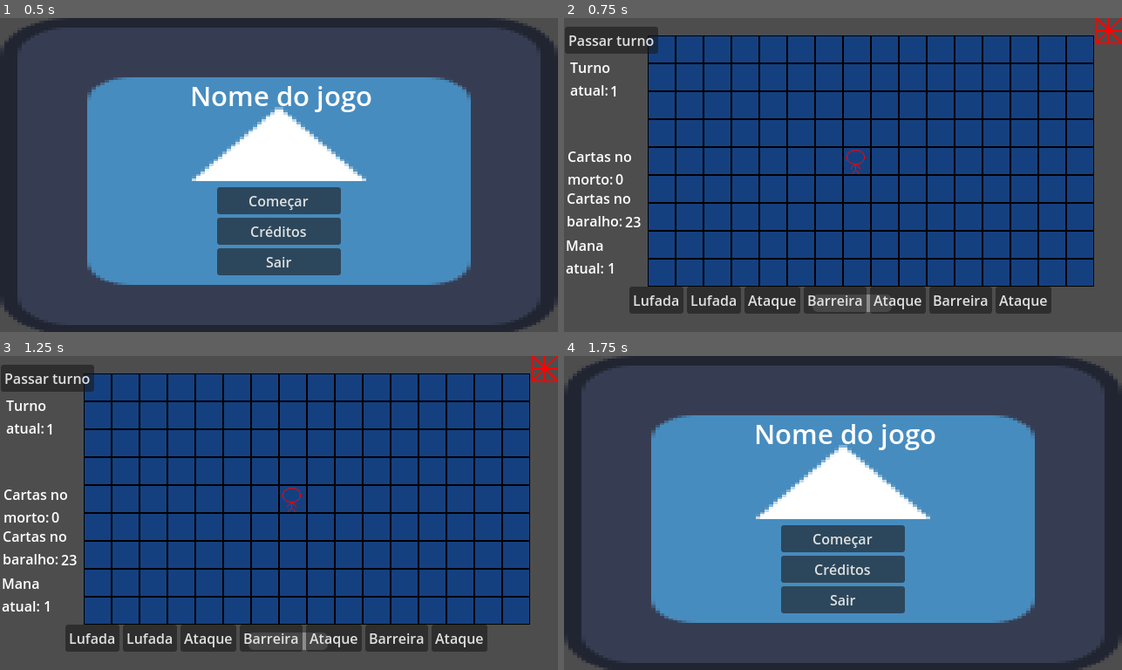
Above: before the commit, frames 1-4 (two rows, left to right).
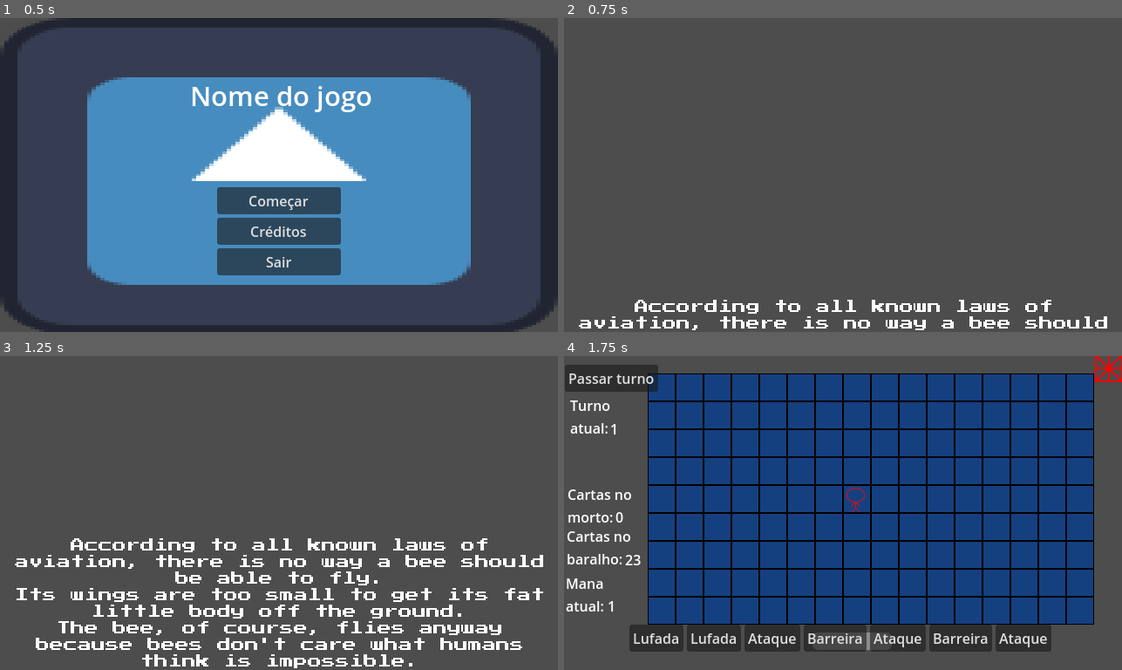
Above: after the commit, the same moments.

Repository: gdp-ufrj/alikia
Game: Godot game, scene res://Scenes/menu.tscn
The game is run twice, just before and just after one commit, with the same random seed, the same clock (stepped at 60 frames per second) and the same inputs. The engine's default icon, where the game draws it, is replaced by a stand-in: a white triangle on a blue panel in a dark square.
Inputs (mouse positions are in pixels of both pictures, inside the frame that each line leads up to):
- Up to frame 1 (0.5 s): no input
- Up to frame 2 (0.75 s): click "Começar" at 0.5 s
- Up to frame 3 (1.25 s): no input
- Up to frame 4 (1.75 s): click (1110, 368) at 1.27 s

Frame 1 is identical in both runs. In frame 2, 73% of the frame differs, in the area x 0-100%, y 0-100%; in frame 3, 74%; in frame 4, 82%.

Commit message:
feat: Adiciona cutscene com opção de pular

Diff:
--- /dev/null
+++ b/Scenes/cutscene.tscn
@@ -0,0 +1,71 @@
+[gd_scene load_steps=4 format=3 uid="uid://dsi513m5ay7ut"]
+
+[ext_resource type="Script" path="res://Scripts/Cutscene/cutscene.gd" id="1"]
+[ext_resource type="FontFile" uid="uid://bpswqn2p5x7cv" path="res://Fonts/PressStart2P.ttf" id="2_tv0kl"]
+
+[sub_resource type="LabelSettings" id="LabelSettings_pxmck"]
+resource_local_to_scene = true
+font = ExtResource("2_tv0kl")
+
+[node name="GodotCredits" type="Node2D"]
+script = ExtResource("1")
+timer_delay = 0.075
+empty_lines = 19
+
+[node name="ColorRect" type="ColorRect" parent="."]
+anchors_preset = 15
+anchor_right = 1.0
+anchor_bottom = 1.0
+color = Color(0, 0, 0, 1)
+
+[node name="CreditsContainer" type="Control" parent="."]
+layout_mode = 3
+anchors_preset = 0
+
+[node name="Label" type="Label" parent="CreditsContainer"]
+layout_mode = 1
+offset_right = 642.0
+offset_bottom = 362.0
+size_flags_horizontal = 3
+text = "According to all known laws of aviation, there is no way a bee should be able to fly.
+Its wings are too small to get its fat little body off the ground.
+The bee, of course, flies anyway because bees don't care what humans think is impossible.
+Yellow, black. Yellow, black. Yellow, black. Yellow, black.
+Ooh, black and yellow!
+Let's shake it up a little.
+Barry! Breakfast is ready!
+Coming!
+Hang on a second.
+Hello?
+Barry?
+Adam?
+Can you believe this is happening?
+I can't.
+I'll pick you up.
+Looking sharp.
+Use the stairs, Your father paid good money for those.
+Sorry. I'm excited.
+Here's the graduate.
+We're very proud of you, son.
+A perfect report card, all B's.
+Very proud.
+Ma! I got a thing going here.
+You got lint on your fuzz.
+Ow! That's me!
+Wave to us! We'll be in row 118,000.
+Bye!
+Barry, I told you, stop flying in the house!
+Hey, Adam.
+Hey, Barry.
+Is that fuzz gel?
+A little. Special day, graduation.
+Never thought I'd make it.
+Three days grade school, three days high school.
+Those were awkward.
+Three days college. I'm glad I took a day and hitchhiked around The Hive.
+You did come back different.
+Hi, Barry. Artie, growing a mustache? Looks good.
+Hear about Frankie?"
+label_settings = SubResource("LabelSettings_pxmck")
+horizontal_alignment = 1
+autowrap_mode = 3
--- /dev/null
+++ b/Scripts/Cutscene/cutscene.gd
@@ -0,0 +1,35 @@
+extends Node2D
+
+@onready var label := $CreditsContainer/Label
+@export var timer_delay : float
+@export var empty_lines : int
+var lines_skipped = 0
+var timer : Timer = null
+var total_lines : int = 0
+
+func _ready():
+	total_lines = label.get_line_count() + empty_lines
+	timer = Timer.new()
+	add_child(timer)
+
+	timer.timeout.connect(self._skip_line)
+	timer.set_wait_time(timer_delay)
+	timer.set_one_shot(false)
+	timer.start()
+
+	for i in range(empty_lines):
+		label.text = '\n' + label.text
+
+func _input(event):
+	if event.is_action_pressed("MouseClick") == false:
+		return
+	_exit_scene()
+
+func _skip_line():
+	lines_skipped += 1
+	label.lines_skipped = lines_skipped
+	if(lines_skipped == total_lines):
+		_exit_scene()
+
+func _exit_scene():
+	get_tree().change_scene_to_file("res://Scenes/main_game.tscn")
--- a/Scripts/Menu/menu.gd
+++ b/Scripts/Menu/menu.gd
@@ -5,7 +5,7 @@
 
 func _on_começar_pressed():
 	ui_accept.play()
-	get_tree().change_scene_to_file("res://Scenes/main_game.tscn")
+	get_tree().change_scene_to_file("res://Scenes/cutscene.tscn")
 
 
 func _on_creditos_pressed():
@@ -16,5 +16,4 @@
 func _on_sair_pressed():
 	print("Sair")
 	ui_decline.play()
-	#print("Sair")
 	get_tree().quit()
Binary file added: Fonts/PressStart2P.ttf
Not shown, added: Fonts/PressStart2P.ttf.import
